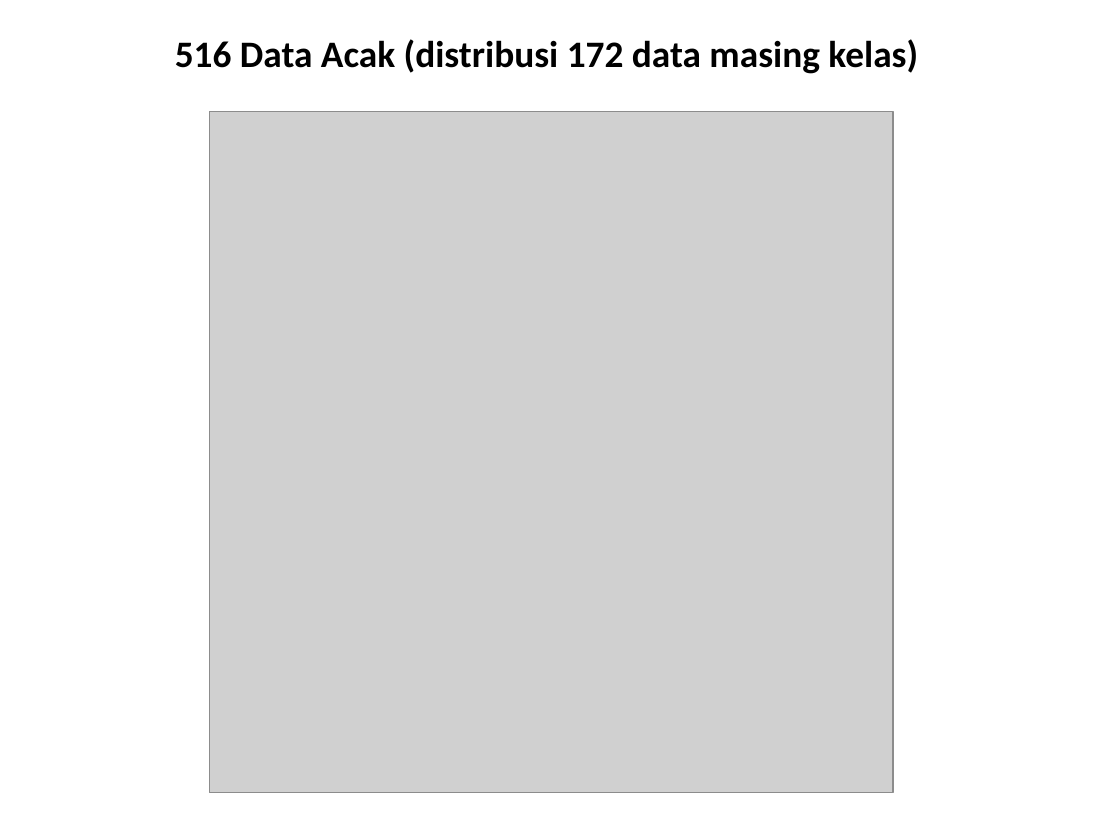
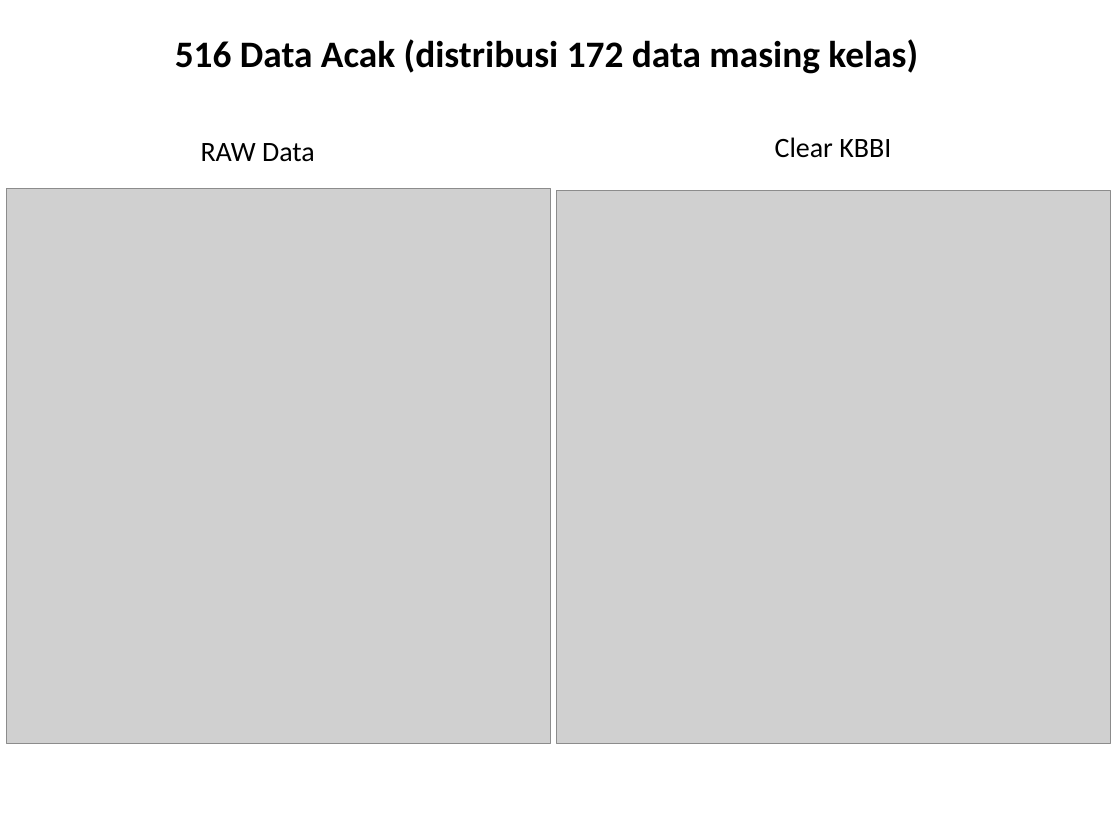
Before and after one commit to elizajasin/documents_classification_ANN, a slide deck: slide 5 of hasil ANN.pptx. Drawn at 1120x840 pixels with LibreOffice and Linux fonts; fonts in the diff are those of the drawing; grey boxes stand for pictures. Boxes give left, top, right and bottom in pixels: in the first picture for what was removed or moved away, otherwise in the second. Text is boxed around its words. In the diff, an @@ line names an element or a change of style, - is before the commit and + after.

Commit message:
update data kbbi

```diff
--- a/hasil ANN.pptx
+++ b/hasil ANN.pptx
@@ text added at (201, 143, 315, 162), 18 pt, text #000000 @@
+RAW Data
@@ text added at (775, 137, 891, 158), 18 pt, text #000000 @@
+Clear KBBI
@@ picture added at (7, 188, 551, 743) @@
@@ picture: place and size @@
-picture at (209, 111, 893, 793)
+picture at (557, 190, 1111, 743)
```
Also in this commit, not shown: 5 other files.
